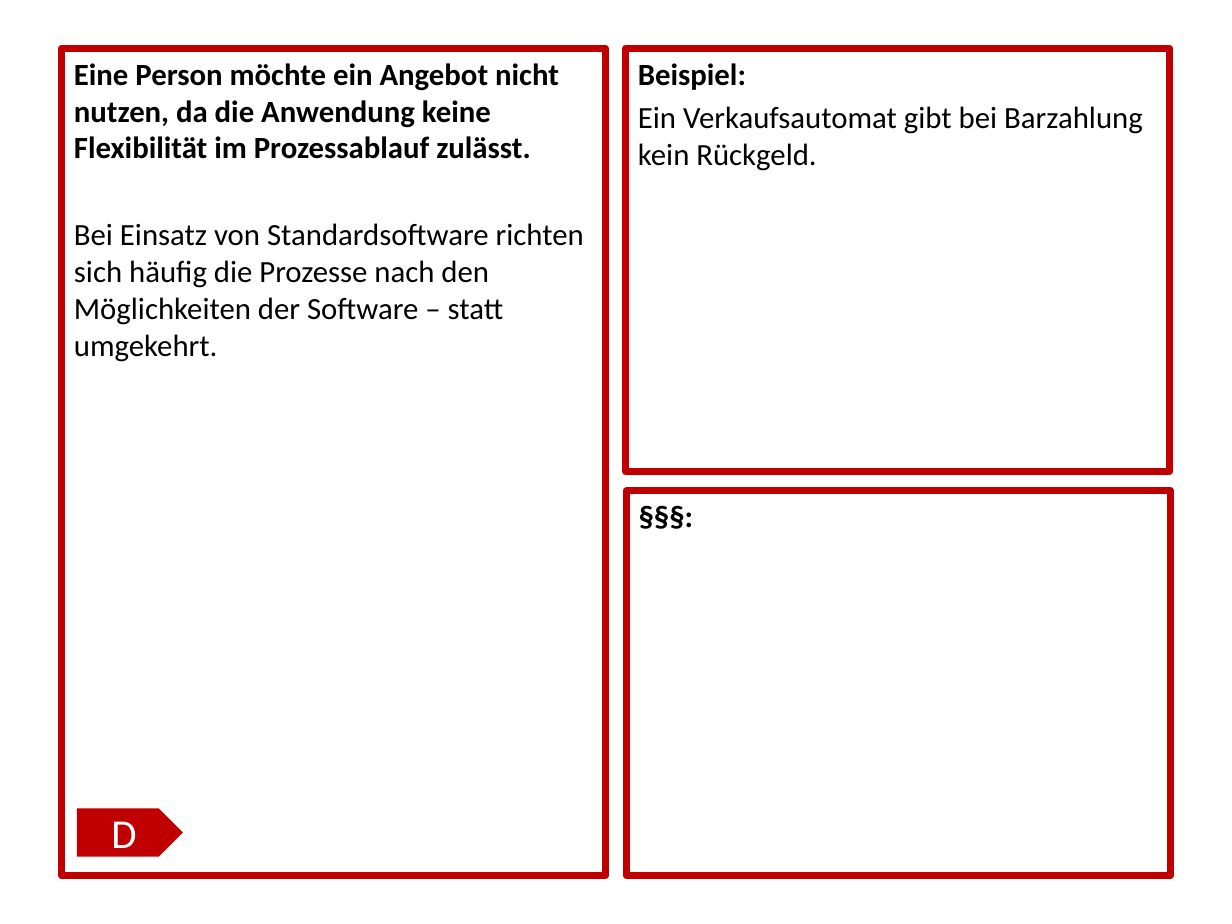
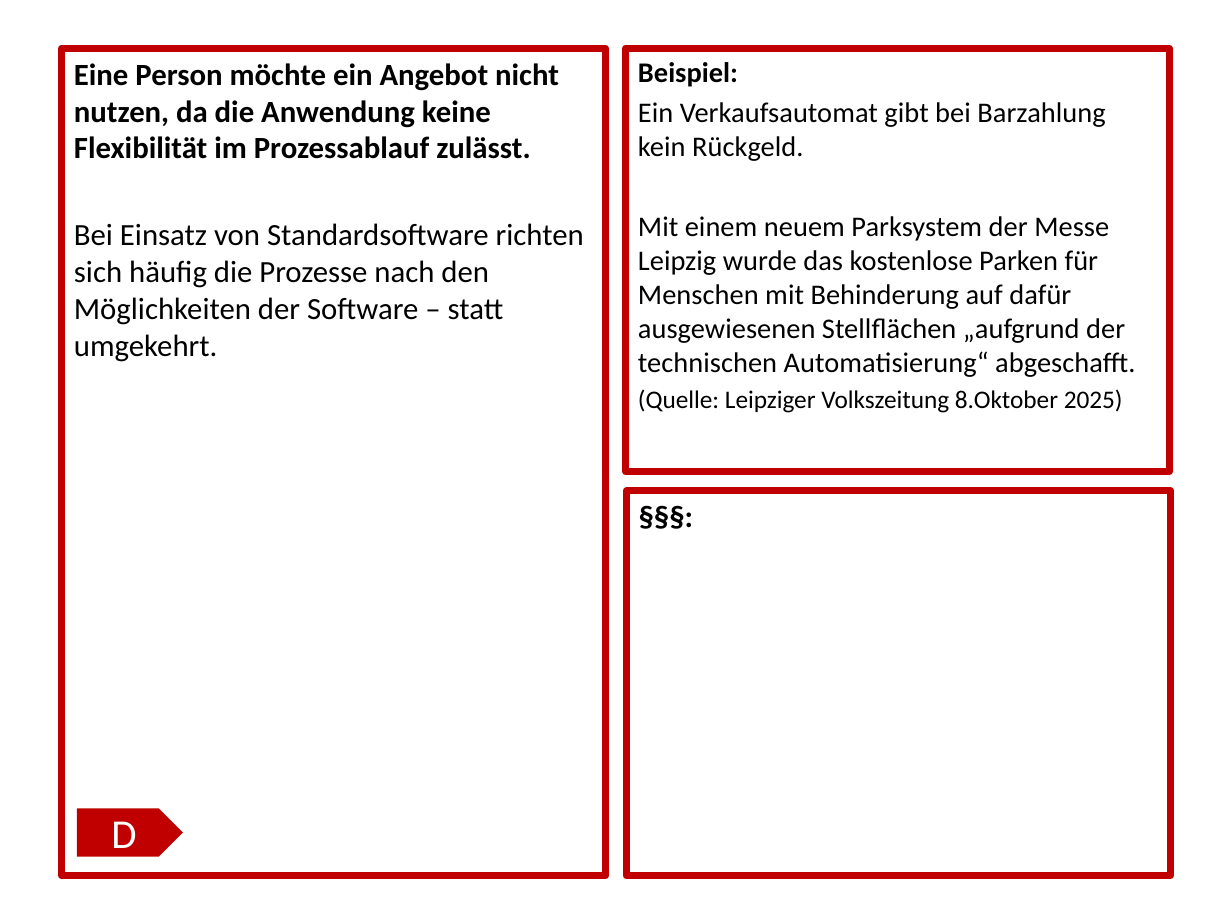
Before and after one commit to rlaue/processes4all, a slide deck: slide 17 of cards-german.pptx. Drawn at 1232x924 pixels with LibreOffice and Linux fonts; fonts in the diff are those of the drawing. Boxes give left, top, right and bottom in pixels: in the first picture for what was removed or moved away, otherwise in the second. Text is boxed around its words. In the diff, an @@ line names an element or a change of style, - is before the commit and + after.

```diff
--- a/cards-german.pptx
+++ b/cards-german.pptx
@@ text at (638, 62, 1105, 161): size 18 to 16.6 pt in "Beispiel:", "Ein Verkaufsautomat gibt bei Barzahlung kein Rückgeld." @@
@@ text at (638, 216, 1135, 413): paragraphs added @@
+Mit einem neuem Parksystem der Messe Leipzig wurde das kostenlose Parken für Menschen mit Behinderung auf dafür ausgewiesenen Stellflächen „aufgrund der technischen Automatisierung“ abgeschafft.
+(Quelle: Leipziger Volkszeitung 8.Oktober 2025)
```
Also in this commit, not shown: 2 other slides changed, 1 other file.
